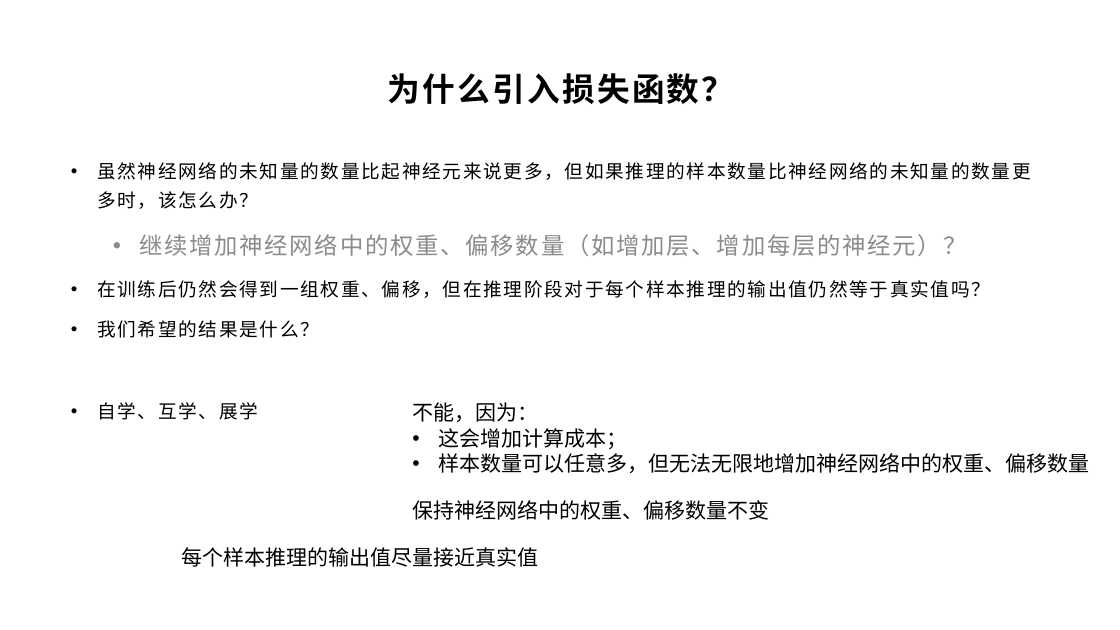
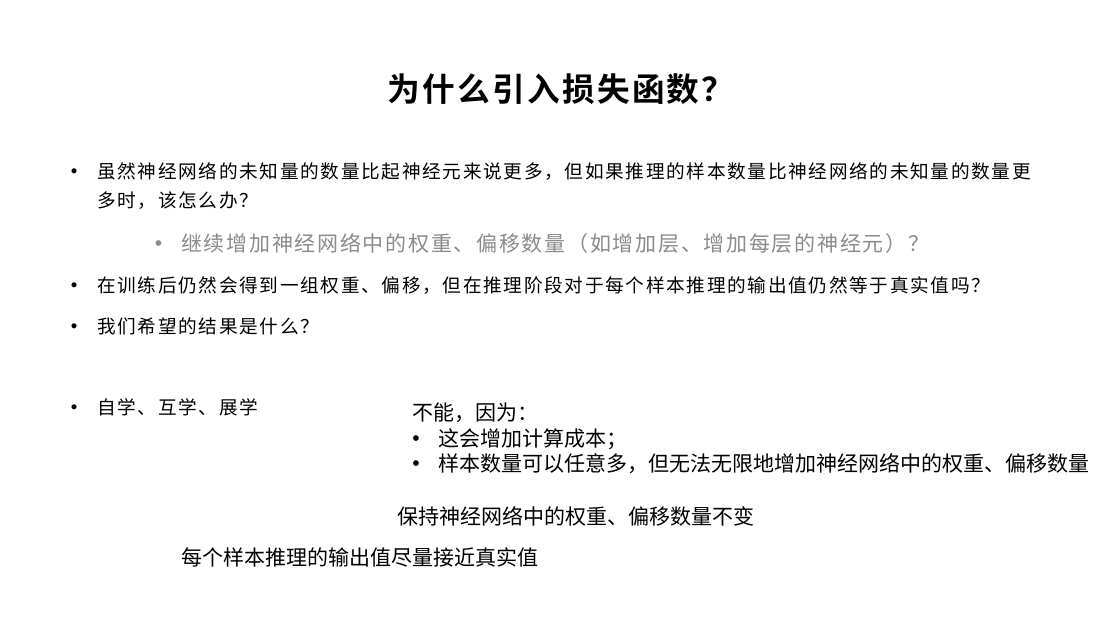
Before and after one commit to yyc-git/DeepLearningEdu, a slide deck: slide 6 of lessons/2_gender_analyze/ppt/“判断性别”Demo需求分析和初步设计（下1）.pptx. Drawn at 1120x630 pixels with LibreOffice and Linux fonts; fonts in the diff are those of the drawing; background and template pictures are left out. Boxes give left, top, right and bottom in pixels: in the first picture for what was removed or moved away, otherwise in the second. Text is boxed around its words. In the diff, an @@ line names an element or a change of style, - is before the commit and + after.

```diff
--- a/lessons/2_gender_analyze/ppt/“判断性别”Demo需求分析和初步设计（下1）.pptx
+++ b/lessons/2_gender_analyze/ppt/“判断性别”Demo需求分析和初步设计（下1）.pptx
@@ text at bbox=[181, 233, 929, 253]: size 20 to 18 pt in "继续增加神经网络中的权重、偏移数量（如增加层、增加每层的神经元）？"; list level 2 to 3 in "继续增加神经网络中的权重、偏移数量（如增加层、增加每层的神经元）？" @@
@@ text "保持神经网络中的权重、偏移数量不变": place and size @@
-text "保持神经网络中的权重、偏移数量不变" at bbox=[412, 500, 769, 520]
+text "保持神经网络中的权重、偏移数量不变" at bbox=[397, 506, 754, 526]
```
Also in this commit, not shown: 3 other slides changed, 3 slides added, 1 slide removed, 14 other files.
